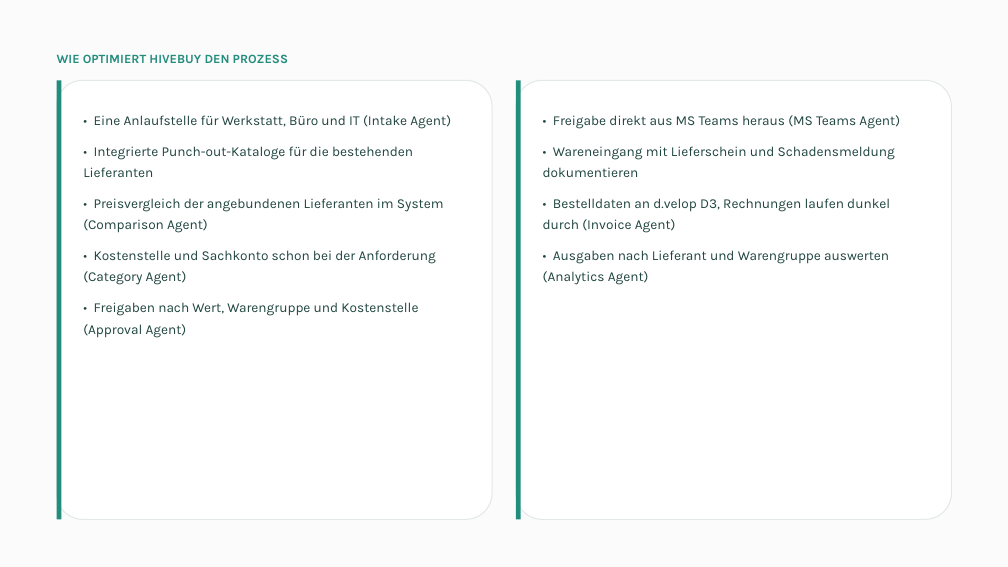
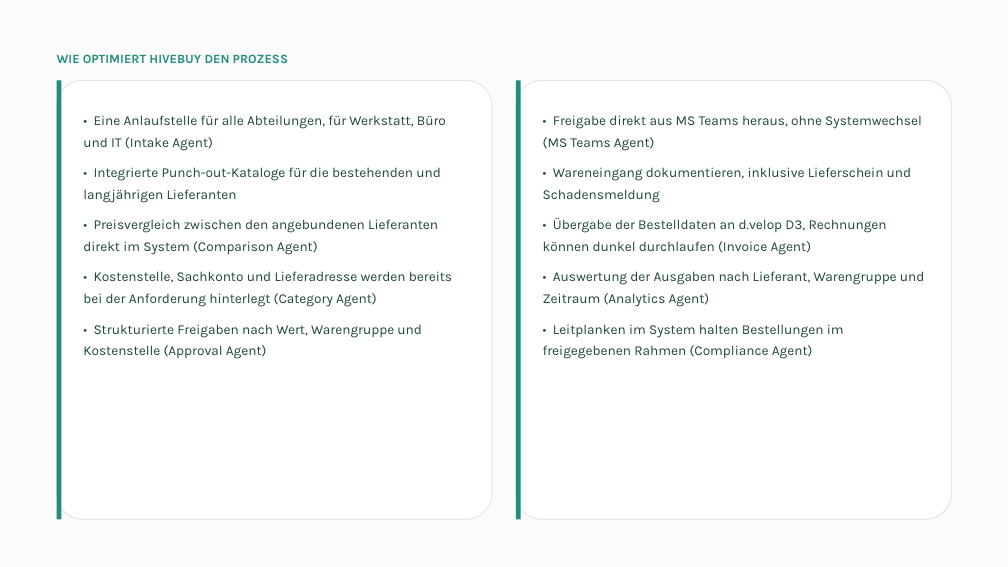
Before and after one commit to moritzhivebuy/new, a slide deck: slide 3 of .claude/skills/impact-ladder-pdf/output/2026-09-03-impact-ladder-wiedmann-winz.pptx. Drawn at 1008x567 pixels with LibreOffice and Linux fonts; fonts in the diff are those of the drawing. Boxes give left, top, right and bottom in pixels: in the first picture for what was removed or moved away, otherwise in the second. Text is boxed around its words. In the diff, an @@ line names an element or a change of style, - is before the commit and + after.

```diff
--- a/.claude/skills/impact-ladder-pdf/output/2026-09-03-impact-ladder-wiedmann-winz.pptx
+++ b/.claude/skills/impact-ladder-pdf/output/2026-09-03-impact-ladder-wiedmann-winz.pptx
@@ text at bbox=[83, 115, 452, 359]: text changed @@
-• Eine Anlaufstelle für Werkstatt, Büro und IT (Intake Agent)
-• Integrierte Punch-out-Kataloge für die bestehenden Lieferanten
-• Preisvergleich der angebundenen Lieferanten im System (Comparison Agent)
-• Kostenstelle und Sachkonto schon bei der Anforderung (Category Agent)
-• Freigaben nach Wert, Warengruppe und Kostenstelle (Approval Agent)
+• Eine Anlaufstelle für alle Abteilungen, für Werkstatt, Büro und IT (Intake Agent)
+• Integrierte Punch-out-Kataloge für die bestehenden und langjährigen Lieferanten
+• Preisvergleich zwischen den angebundenen Lieferanten direkt im System (Comparison Agent)
+• Kostenstelle, Sachkonto und Lieferadresse werden bereits bei der Anforderung hinterlegt (Category Agent)
+• Strukturierte Freigaben nach Wert, Warengruppe und Kostenstelle (Approval Agent)
@@ text at bbox=[543, 115, 925, 359]: text changed @@
-• Freigabe direkt aus MS Teams heraus (MS Teams Agent)
-• Wareneingang mit Lieferschein und Schadensmeldung dokumentieren
-• Bestelldaten an d.velop D3, Rechnungen laufen dunkel durch (Invoice Agent)
-• Ausgaben nach Lieferant und Warengruppe auswerten (Analytics Agent)
+• Freigabe direkt aus MS Teams heraus, ohne Systemwechsel (MS Teams Agent)
+• Wareneingang dokumentieren, inklusive Lieferschein und Schadensmeldung
+• Übergabe der Bestelldaten an d.velop D3, Rechnungen können dunkel durchlaufen (Invoice Agent)
+• Auswertung der Ausgaben nach Lieferant, Warengruppe und Zeitraum (Analytics Agent)
+• Leitplanken im System halten Bestellungen im freigegebenen Rahmen (Compliance Agent)
```
Also in this commit, not shown: 4 other slides changed, 2 other files.
